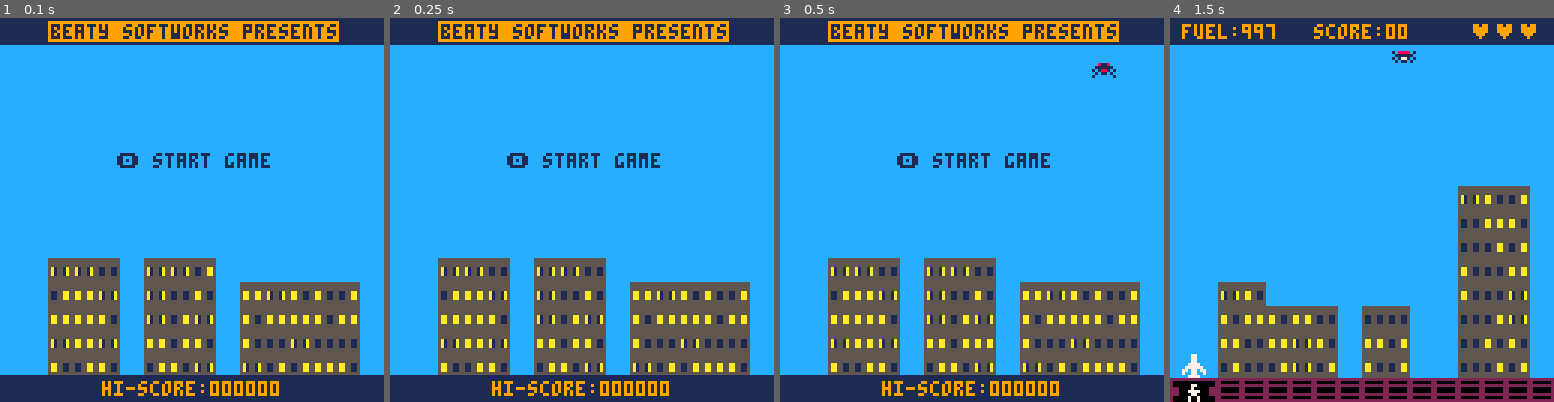
Above: before the commit, frames 1-4 (left to right).
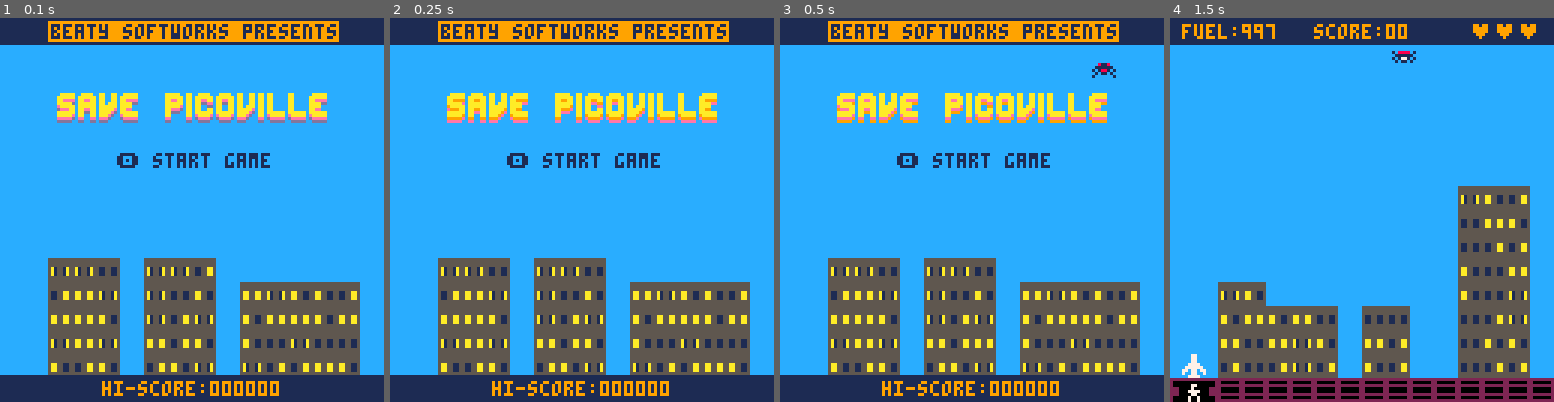
Above: after the commit, the same moments.

Repository: natebeaty/savepicoville
Game: PICO-8 cartridge savepicoville.p8
Two runs of this game, one before a commit and one after it. Both use one fixed random seed, a clock stepped at 60 frames per second and the inputs below.
Inputs:
- Up to frame 1 (0.1 s): no input
- Up to frame 2 (0.25 s): no input
- Up to frame 3 (0.5 s): tap X (X key) at 0.33 s
- Up to frame 4 (1.5 s): tap O (Z key) at 0.7 s; tap X (X key) at 1.07 s

The runs differ from the first frame. In frame 1, 3.5% of the frame differs, in the area x 14-86%, y 19-28%; in frame 2, 3.5%; in frame 3, 3.5%; in frame 4, nothing differs.

Commit message:
rename to save picoville

Diff:
--- a/buildings.lua
+++ b/buildings.lua
@@ -165,7 +165,7 @@
       -- shorten building height
       obj.building.height-=obj.rowbusted
     end
-    -- you killed chicago!
+    -- you killed picoville!
     if (peopleleft<=0) game_over()
     buildingcrash={}
   end
--- a/main.lua
+++ b/main.lua
@@ -1,4 +1,4 @@
---save chicago!
+--save picoville!
 
 -- ensure min speeds, pos or neg
 function minspeed(spd,minspd)
@@ -239,9 +239,9 @@
     pal(13,10)
     spr(64,19,25,12,1)
     pal(13,13)
-    -- print("save chicago!",39,31,1)
-    -- print("save chicago!",39,30,9)
-    -- print("save chicago!",39,29,7)
+    -- print("save picoville!",37,31,1)
+    -- print("save picoville!",37,30,9)
+    -- print("save picoville!",37,29,7)
     print("🅾️ start game",39,45,1)
     rectfill(0,119,128,128,1)
     print("hi-score:"..pad(hiscore.."0",6),34,121,9)
--- a/savechicago.p8
+++ b/savepicoville.p8
@@ -42,6 +42,14 @@
 0000000057755775571551755115577557755115577557750000700000d99d0000dddd0000000000000000000000000000000000000000000000000000000000
 0000000055555555555555555555555555555555555555550000000000000d0000d0000000000000000000000000000000000000000000000000000000000000
 00000000555555555555555555555555555555555555555500000000000000000000000000000000000000000000000000000000000000000000000000000000
+0ddddd00dddd00dd00dd00ddddd000000000ddddd00dd00dddd000dddd00dd00dd0dd0dd00000dd000000ddddd00000000000000000000000000000000000000
+dddddd0dddddd0dd00dd0dddddd000000000dddddd0dd0dddddd0dddddd0dd00dd0dd0dd00000dd00000dddddd00000000000000000000000000000000000000
+dd00000dd00dd0dd00dd0dd0000000000000dd00dd0dd0dd00dd0dd00dd0dd00dd0dd0dd00000dd00000dd000000000000000000000000000000000000000000
+ddddd00dddddd0dd0ddd0dddd00000000000dddddd0dd0dd00000dd00dd0dd00dd0dd0dd00000dd00000dddd0000000000000000000000000000000000000000
+0ddddd0dddddd0dddddd0dddd00000000000ddddd00dd0dd00000dd00dd0dd0ddd0dd0dd00000dd00000dddd0000000000000000000000000000000000000000
+0000dd0dd00dd0ddddd00dd0000000000000dd00000dd0dd00dd0dd00dd0ddddd00dd0dd00000dd00000dd000000000000000000000000000000000000000000
+dddddd0dd00dd0dddd000dddddd000000000dd00000dd0dddddd0dddddd0dddd000dd0dddddd0dddddd0dddddd00000000000000000000000000000000000000
+ddddd00dd00dd0ddd00000ddddd000000000dd00000dd00dddd000dddd00ddd0000dd00ddddd00ddddd00ddddd00000000000000000000000000000000000000
 
 
 
@@ -176,37 +184,37 @@
 0002020202020606000100000000000002020000000000010000000000000000000000000001010100000000000000000003030303000000000000000000000000000000000000000000000000000000000000000000000000000000000000000000000000000000000000000000000000000000000000000000000000000000
 0000000000000000000000000000000000000000000000000000000000000000000000000000000000000000000000000000000000000000000000000000000000000000000000000000000000000000000000000000000000000000000000000000000000000000000000000000000000000000000000000000000000000000
 __map__
-0808080808080808080808080808080808080808080808080808080808080808080000000000000000000000000000000000000000000000000000000000000000000000000000000000000000000000000000000000000000000000000000000000000000000000000000000000000000000000000000000000000000000000
-0808080808080808080808080808080808080808080808080808080808080808080000000000000000000000000000000000000000000000000000000000000000000000000000000000000000000000000000000000000000000000000000000000000000000000000000000000000000000000000000000000000000000000
-0808080808080808080808080808080808080808080808080808080808080808080000000000000000000000000000000000000000000000000000000000000000000000000000000000000000000000000000000000000000000000000000000000000000000000000000000000000000000000000000000000000000000000
-0808080808080808080808080808080808080808080808080808080808080808080000000000000000000000000000000000000000000000000000000000000000000000000000000000000000000000000000000000000000000000000000000000000000000000000000000000000000000000000000000000000000000000
-0808080808080808080808080808080808080808080808080808080808080808080000000000000000000000000000000000000000000000000000000000000000000000000000000000000000000000000000000000000000000000000000000000000000000000000000000000000000000000000000000000000000000000
-0808080808080808080808080808080808080808080808080808080808080808080000000000000000000000000000000000000000000000000000000000000000000000000000000000000000000000000000000000000000000000000000000000000000000000000000000000000000000000000000000000000000000000
-0808080808080808080808080808080808080808080808080808080808080808080000000000000000000000000000000000000000000000000000000000000000000000000000000000000000000000000000000000000000000000000000000000000000000000000000000000000000000000000000000000000000000000
-0808080808080808080808080808080808080808080808080808080808080808080000000000000000000000000000000000000000000000000000000000000000000000000000000000000000000000000000000000000000000000000000000000000000000000000000000000000000000000000000000000000000000000
-0808080808080808080808080808080808080808080808080808080808080808080000000000000000000000000000000000000000000000000000000000000000000000000000000000000000000000000000000000000000000000000000000000000000000000000000000000000000000000000000000000000000000000
-0808080808080808080808080808080808080808080808080808080808080808080000000000000000000000000000000000000000000000000000000000000000000000000000000000000000000000000000000000000000000000000000000000000000000000000000000000000000000000000000000000000000000000
-0808080808080808080808080808080808080808080808080808080808080808080000000000000000000000000000000000000000000000000000000000000000000000000000000000000000000000000000000000000000000000000000000000000000000000000000000000000000000000000000000000000000000000
-0808080808080808080808080808080808080808080808080808080808080808080000000000000000000000000000000000000000000000000000000000000000000000000000000000000000000000000000000000000000000000000000000000000000000000000000000000000000000000000000000000000000000000
-0808080808080808080808080808080808080808080808080808080808080808080000000000000000000000000000000000000000000000000000000000000000000000000000000000000000000000000000000000000000000000000000000000000000000000000000000000000000000000000000000000000000000000
-0808080808080808080808080808080808080808080808080808080808080808080000000000000000000000000000000000000000000000000000000000000000000000000000000000000000000000000000000000000000000000000000000000000000000000000000000000000000000000000000000000000000000000
-0808080808080808080808080808080808080808080808080808080808080808080000000000000000000000000000000000000000000000000000000000000000000000000000000000000000000000000000000000000000000000000000000000000000000000000000000000000000000000000000000000000000000000
-0b0c090909090909090909090909090909090909090909090909090908080808080000000000000000000000000000000000000000000000000000000000000000000000000000000000000000000000000000000000000000000000000000000000000000000000000000000000000000000000000000000000000000000000
-0909090000000000000000000000000000000000000000000000000000000000000000000000000000000000000000000000000000000000000000000000000000000000000000000000000000000000000000000000000000000000000000000000000000000000000000000000000000000000000000000000000000000000
-…(17 lines of a section not shown)…
+0808080808080808080808080808080800000000000000000000000000000000000000000000000000000000000000000000000000000000000000000000000000000000000000000000000000000000000000000000000000000000000000000000000000000000000000000000000000000000000000000000000000000000
+0808080808080808080808080808080800000000000000000000000000000000000000000000000000000000000000000000000000000000000000000000000000000000000000000000000000000000000000000000000000000000000000000000000000000000000000000000000000000000000000000000000000000000
+0808080808080808080808080808080800000000000000000000000000000000000000000000000000000000000000000000000000000000000000000000000000000000000000000000000000000000000000000000000000000000000000000000000000000000000000000000000000000000000000000000000000000000
+0808080808080808080808080808080800000000000000000000000000000000000000000000000000000000000000000000000000000000000000000000000000000000000000000000000000000000000000000000000000000000000000000000000000000000000000000000000000000000000000000000000000000000
+0808080808080808080808080808080800000000000000000000000000000000000000000000000000000000000000000000000000000000000000000000000000000000000000000000000000000000000000000000000000000000000000000000000000000000000000000000000000000000000000000000000000000000
+0808080808080808080808080808080800000000000000000000000000000000000000000000000000000000000000000000000000000000000000000000000000000000000000000000000000000000000000000000000000000000000000000000000000000000000000000000000000000000000000000000000000000000
+0808080808080808080808080808080800000000000000000000000000000000000000000000000000000000000000000000000000000000000000000000000000000000000000000000000000000000000000000000000000000000000000000000000000000000000000000000000000000000000000000000000000000000
+0808080808080808080808080808080800000000000000000000000000000000000000000000000000000000000000000000000000000000000000000000000000000000000000000000000000000000000000000000000000000000000000000000000000000000000000000000000000000000000000000000000000000000
+0808080808080808080808080808080800000000000000000000000000000000000000000000000000000000000000000000000000000000000000000000000000000000000000000000000000000000000000000000000000000000000000000000000000000000000000000000000000000000000000000000000000000000
+0808080808080808080808080808080800000000000000000000000000000000000000000000000000000000000000000000000000000000000000000000000000000000000000000000000000000000000000000000000000000000000000000000000000000000000000000000000000000000000000000000000000000000
+0808080808080808080808080808080800000000000000000000000000000000000000000000000000000000000000000000000000000000000000000000000000000000000000000000000000000000000000000000000000000000000000000000000000000000000000000000000000000000000000000000000000000000
+0808080808080808080808080808080800000000000000000000000000000000000000000000000000000000000000000000000000000000000000000000000000000000000000000000000000000000000000000000000000000000000000000000000000000000000000000000000000000000000000000000000000000000
+0808080808080808080808080808080800000000000000000000000000000000000000000000000000000000000000000000000000000000000000000000000000000000000000000000000000000000000000000000000000000000000000000000000000000000000000000000000000000000000000000000000000000000
+0808080808080808080808080808080800000000000000000000000000000000000000000000000000000000000000000000000000000000000000000000000000000000000000000000000000000000000000000000000000000000000000000000000000000000000000000000000000000000000000000000000000000000
+0808080808080808080808080808080800000000000000000000000000000000000000000000000000000000000000000000000000000000000000000000000000000000000000000000000000000000000000000000000000000000000000000000000000000000000000000000000000000000000000000000000000000000
+0b0c090909090909090909090909090900000000000000000000000000000000000000000000000000000000000000000000000000000000000000000000000000000000000000000000000000000000000000000000000000000000000000000000000000000000000000000000000000000000000000000000000000000000
+0909090909090909090909090909090900000000000000000000000000000000000000000000000000000000000000000000000000000000000000000000000000000000000000000000000000000000000000000000000000000000000000000000000000000000000000000000000000000000000000000000000000000000
+…(17 lines of a section not shown)…
